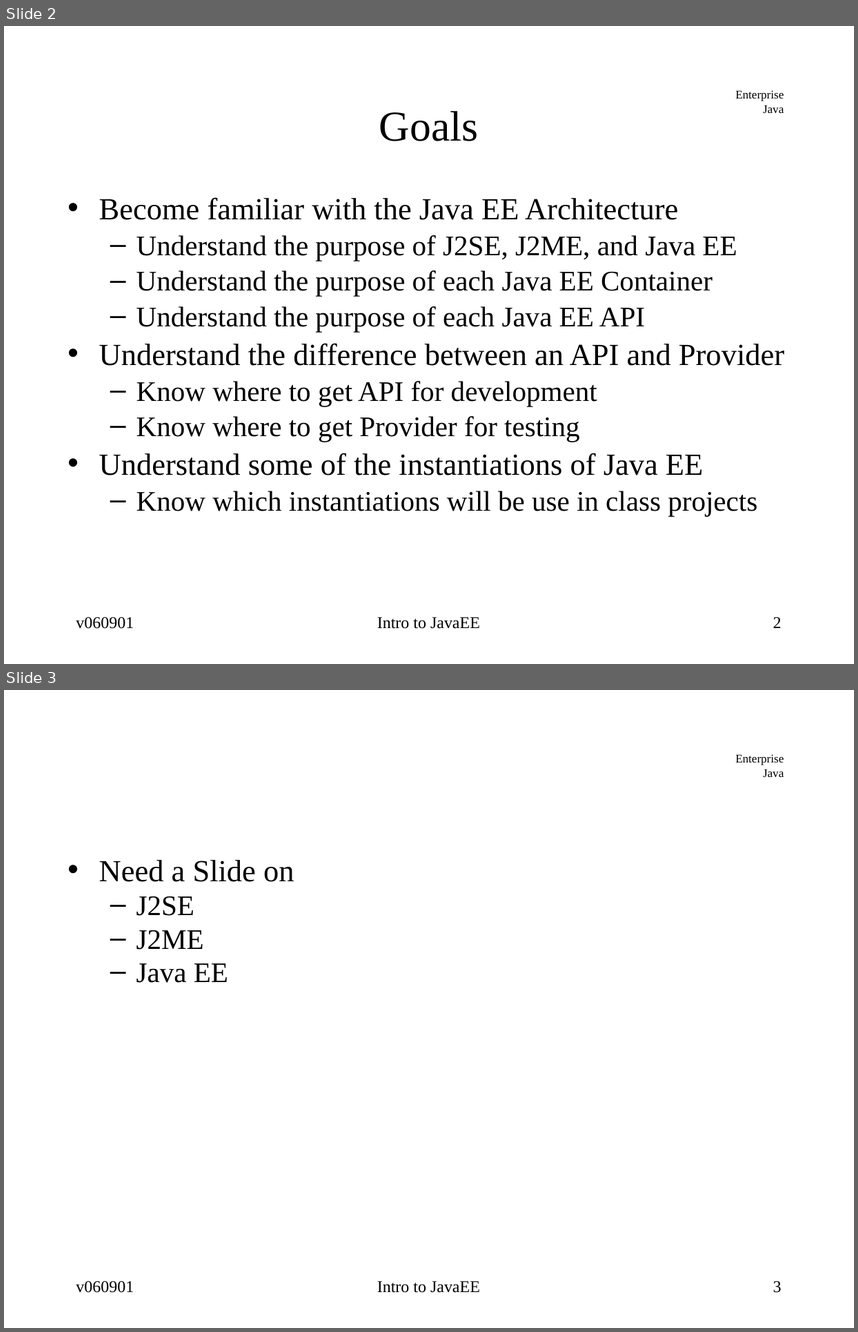
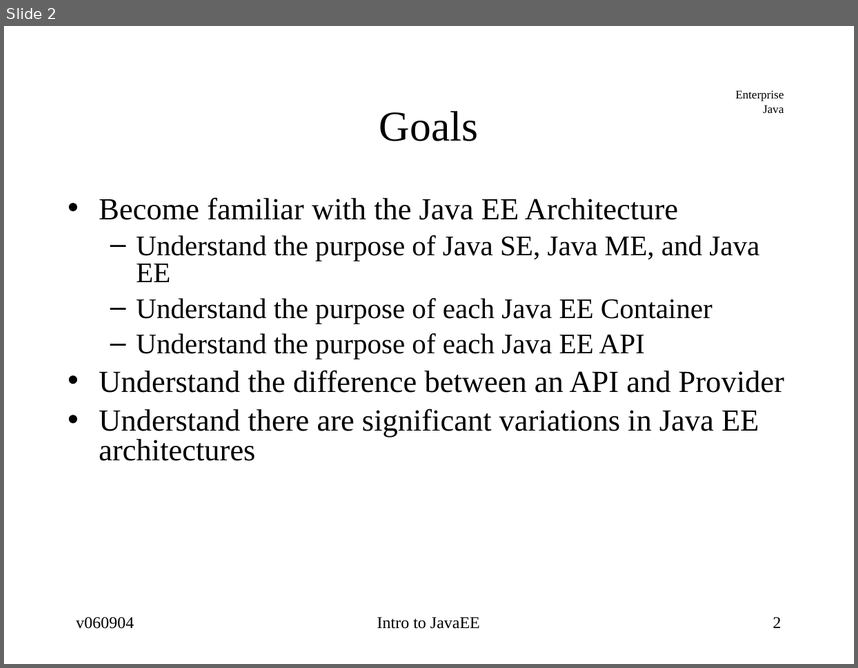
Before and after one commit to jcstaff/ejava-javaee, a slide deck: course-docs/src/site/resources/lectures/javaee-intro.ppt. Shown one above the other, each under a label of ours: slides 2 and 3 before the commit, slide 2 after it. The pictures are 858x1332 and 858x668 pixels, drawn with LibreOffice and Linux fonts; fonts in the diff are those of the drawing. Boxes give left, top, right and bottom in pixels: in the first picture for what was removed or moved away, otherwise in the second. Text is boxed around its words. In the diff, an @@ line names an element or a change of style, - is before the commit and + after.

```diff
--- a/course-docs/src/site/resources/lectures/javaee-intro.ppt
+++ b/course-docs/src/site/resources/lectures/javaee-intro.ppt
@@ slide 3 removed at (4, 690, 854, 1328), background #FFFFFF; not listed: 1 template element that a slide beside it also shows @@
@@ text removed at (99, 860, 294, 983) @@
-• Need a Slide on
-  – J2SE
-  – J2ME
-  – Java EE
@@ text removed at (76, 1281, 134, 1292) @@
-v060901
@@ text removed at (377, 1281, 480, 1292) @@
-Intro to JavaEE
@@ page number removed at (773, 1281, 782, 1292) @@
-3
@@ slide 2 changed as well @@
@@ text at (136, 235, 760, 282): text changed @@
-  – Understand the purpose of J2SE, J2ME, and Java EE
+  – Understand the purpose of Java SE, Java ME, and Java EE
@@ text at (136, 298, 713, 359): indent changed @@
@@ text at (99, 408, 759, 461): text changed; size 24 to 26 pt @@
-  – Know where to get API for development
-  – Know where to get Provider for testing
-• Understand some of the instantiations of Java EE
-  – Know which instantiations will be use in class projects
+• Understand there are significant variations in Java EE architectures
@@ text at (76, 617, 134, 628): text changed @@
-v060901
+v060904
```
Also in this commit, not shown: 20 other slides changed, 2 slides added, 26 other files.
